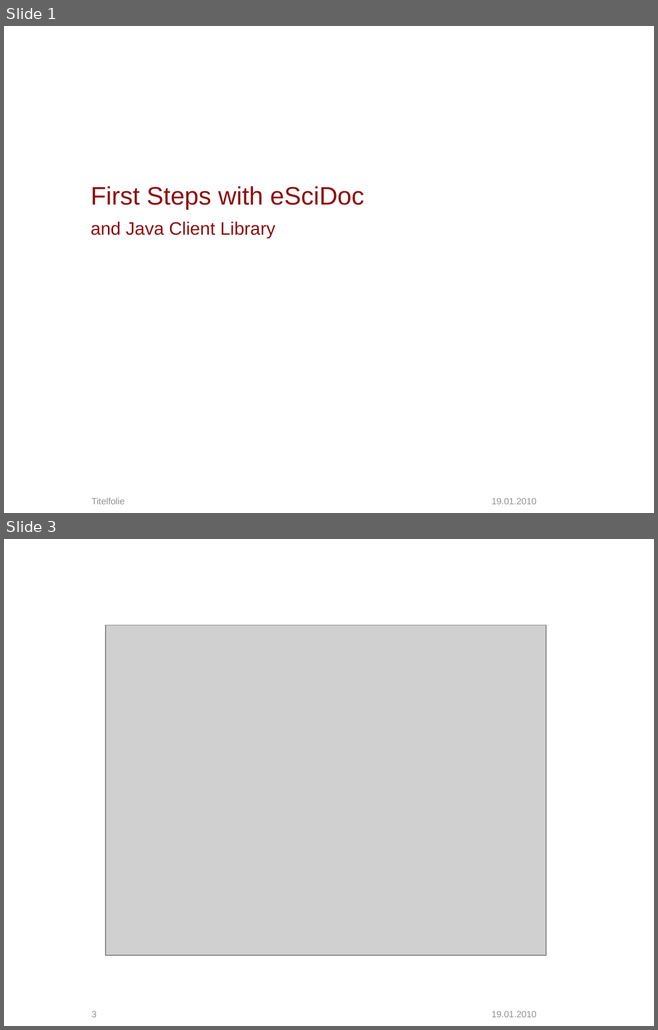
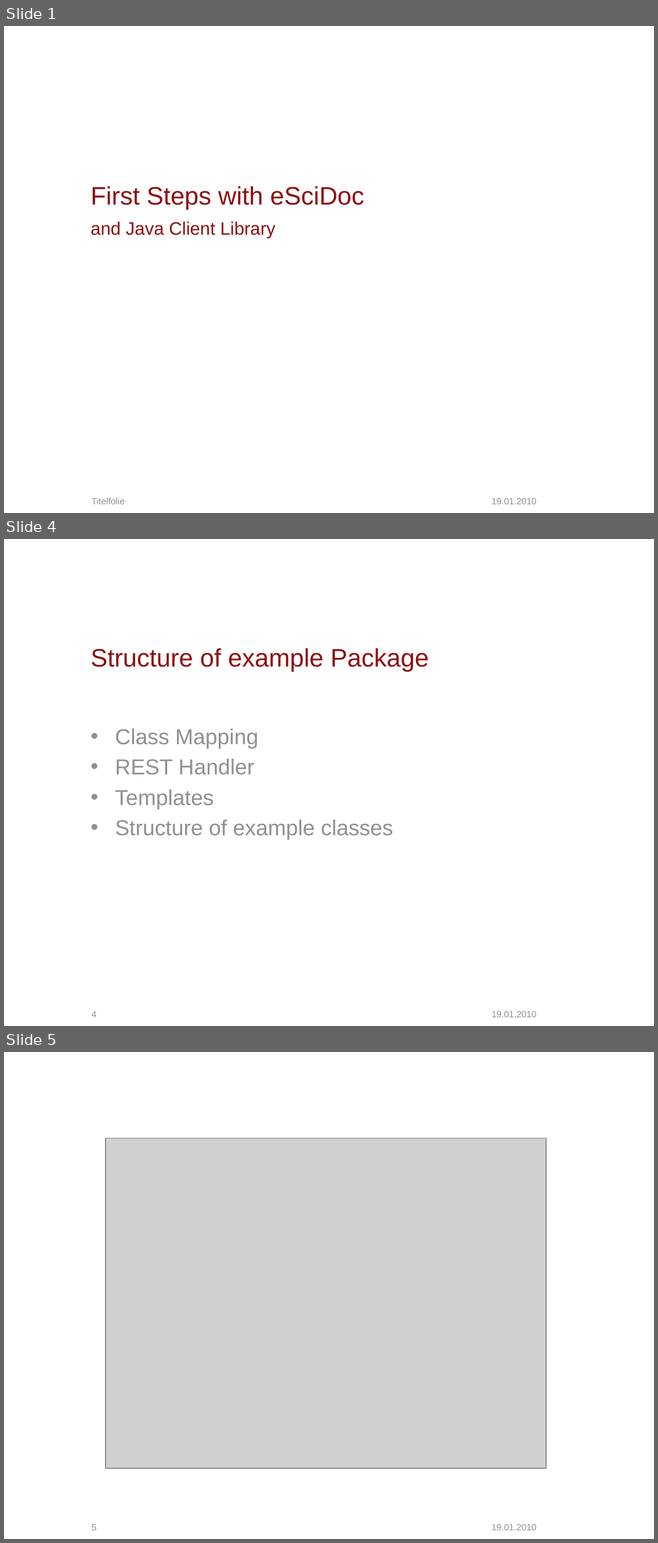
Before and after one commit to escidoc/escidoc-examples-old, a slide deck: doc/presentation.pptx. Shown one above the other, each under a label of ours: slides 1 and 3 before the commit, slides 1, 4 and 5 after it; the slides between them are not shown. The pictures are 658x1030 and 658x1543 pixels, drawn with LibreOffice and Linux fonts; fonts in the diff are those of the drawing; grey boxes stand for pictures; background and template pictures are left out. Boxes give left, top, right and bottom in pixels: in the first picture for what was removed or moved away, otherwise in the second. Text is boxed around its words. In the diff, an @@ line names an element or a change of style, - is before the commit and + after.

```diff
--- a/doc/presentation.pptx
+++ b/doc/presentation.pptx
@@ slide 4 added at [4, 539, 654, 1026], background picture (left out); not listed: 2 template elements that a slide beside it also shows @@
@@ title added at [90, 648, 429, 672], 28 pt, text #8E0F0F @@
+Structure of example Package
@@ text added at [115, 729, 393, 840], 24 pt, text #909090 @@
+• Class Mapping
+• REST Handler
+• Templates
+• Structure of example classes
@@ what was slide 3 is now slide 5 @@
@@ page number at [92, 1524, 97, 1530]: text changed @@
-3
+5
```
Also in this commit, not shown: 9 slides changed, 2 other slides added.
